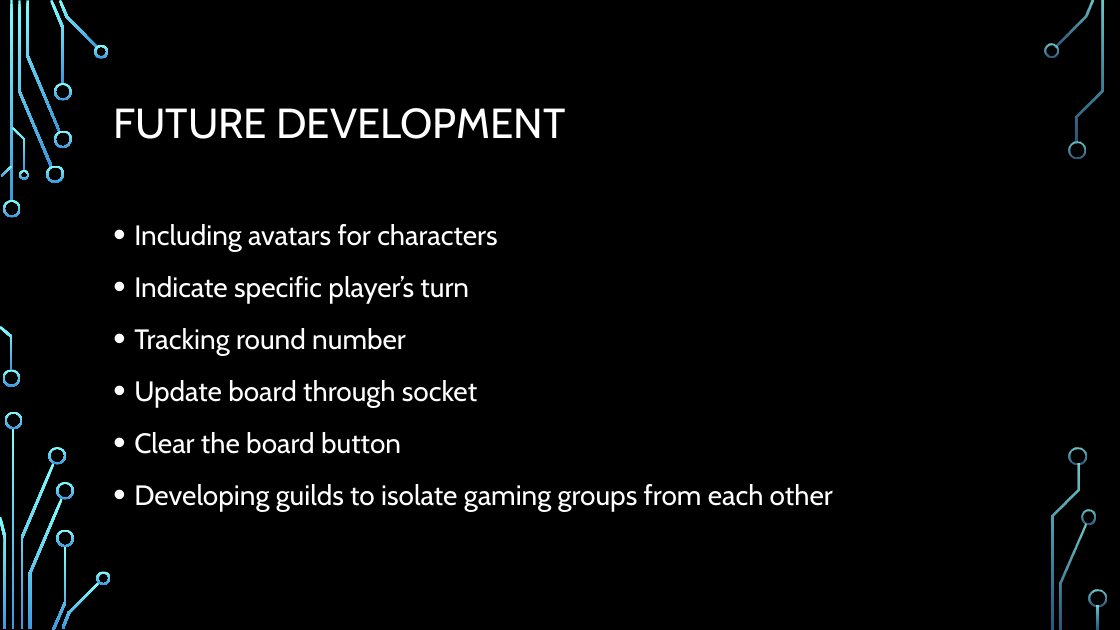
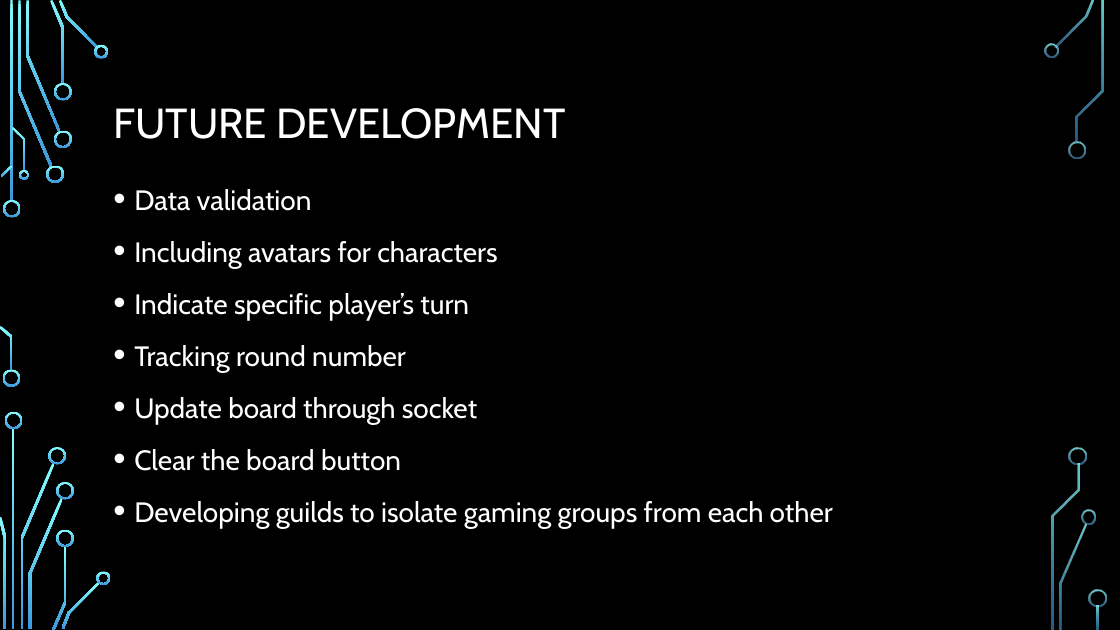
Before and after one commit to Battle-Board/Battle-Board, a slide deck: slide 6 of BattleBoard.pptx. Drawn at 1120x630 pixels with LibreOffice and Linux fonts; fonts in the diff are those of the drawing; background and template pictures are left out. Boxes give left, top, right and bottom in pixels: in the first picture for what was removed or moved away, otherwise in the second. Text is boxed around its words. In the diff, an @@ line names an element or a change of style, - is before the commit and + after.

```diff
--- a/BattleBoard.pptx
+++ b/BattleBoard.pptx
@@ text "Data validation": place and size @@
-text "Data validation" at box(134, 224, 833, 511)
+text "Data validation" at box(134, 189, 833, 528)
@@ text at box(134, 189, 312, 211): paragraph added @@
+• Data validation
```
Also in this commit, not shown: 1 other slide changed, 2 other files.
